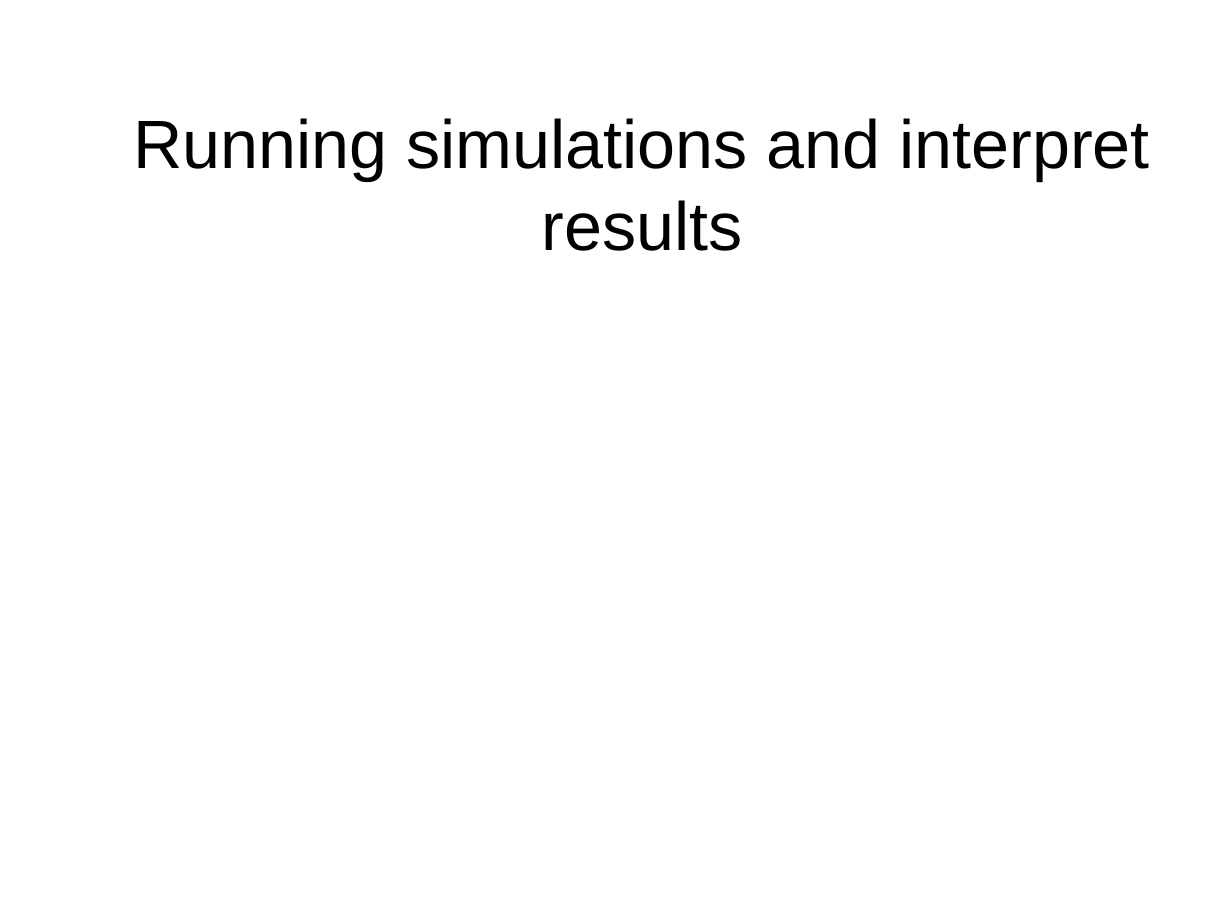
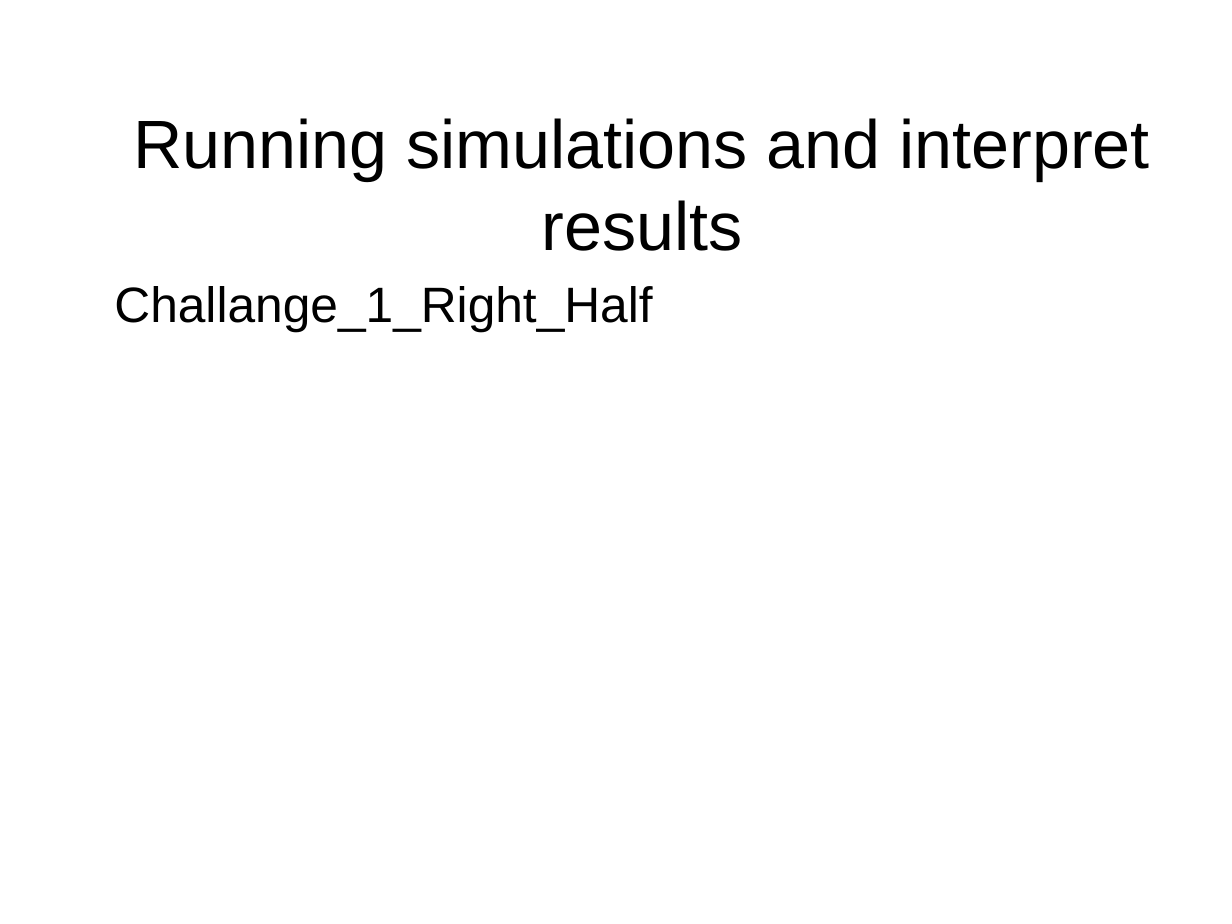
Before and after one commit to PascalCorpsman/biosim4_FPC_translation, a slide deck: slide 9 of presentations/Presentation.odp. Drawn at 1232x924 pixels with LibreOffice and Linux fonts; fonts in the diff are those of the drawing; background and template pictures are left out. Boxes give left, top, right and bottom in pixels: in the first picture for what was removed or moved away, otherwise in the second. Text is boxed around its words. In the diff, an @@ line names an element or a change of style, - is before the commit and + after.

Commit message:
ADD: update Presentation ADD: new Challange ?

```diff
--- a/presentations/Presentation.odp
+++ b/presentations/Presentation.odp
@@ text added at <box>114,286,652,332</box>, 32 pt, text #000000 @@
+Challange_1_Right_Half
```
Also in this commit, not shown: 1 other slide changed, 4 slides added, 1 other file.
